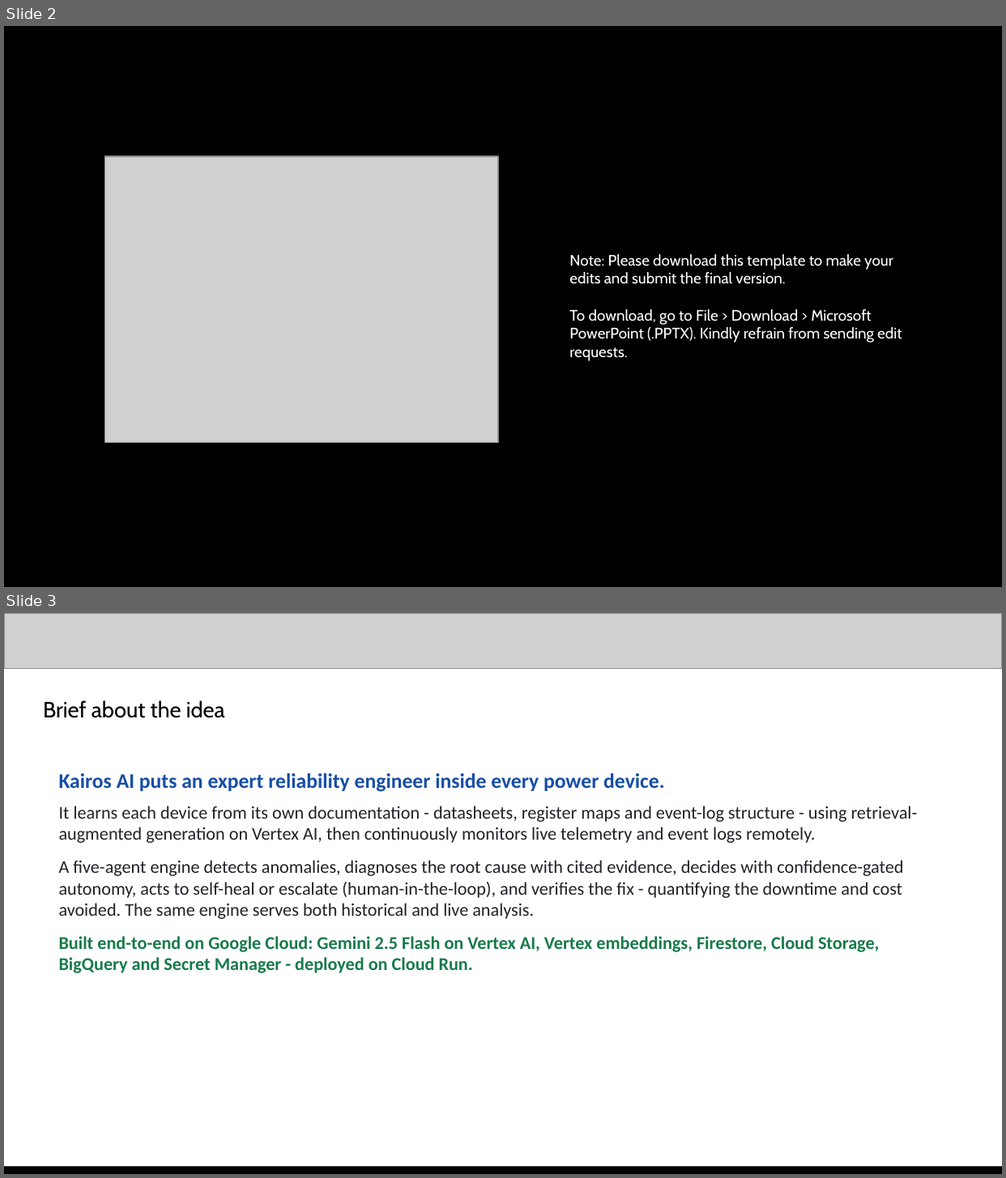
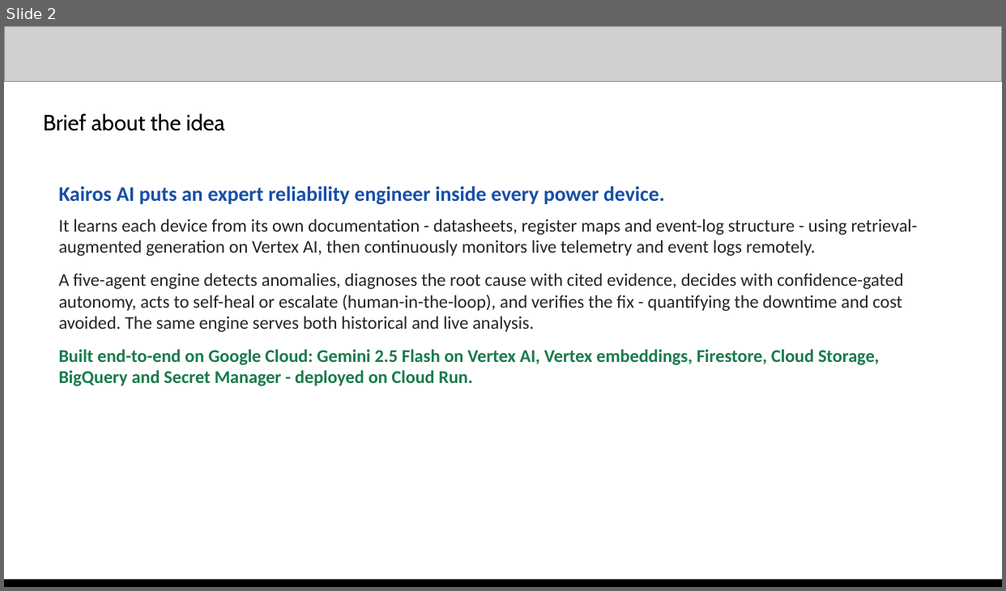
Before and after one commit to puneetpahuja-eaton/aegisops-ai-builder-cup, a slide deck: submission/Kairos-AI-Submission.pptx. Shown one above the other, each under a label of ours: slides 2 and 3 before the commit, slide 2 after it. The pictures are 1006x1178 and 1006x591 pixels, drawn with LibreOffice and Linux fonts; fonts in the diff are those of the drawing; grey boxes stand for pictures. Boxes give left, top, right and bottom in pixels: in the first picture for what was removed or moved away, otherwise in the second. Text is boxed around its words. In the diff, an @@ line names an element or a change of style, - is before the commit and + after.

```diff
--- a/submission/Kairos-AI-Submission.pptx
+++ b/submission/Kairos-AI-Submission.pptx
@@ slide 2 removed at <box>4,26,1002,587</box>, background #FFFFFF @@
@@ rectangle removed at <box>4,26,1002,587</box> @@
@@ picture removed at <box>104,156,498,443</box> @@
@@ text removed at <box>569,254,901,361</box> @@
-Note: Please download this template to make your edits and submit the final version.
-To download, go to File > Download > Microsoft PowerPoint (.PPTX). Kindly refrain from sending edit requests.
@@ picture removed at <box>4,582,1002,587</box> @@
@@ what was slide 3 is now slide 2 @@
```
Also in this commit, not shown: 1 slide changed, 1 other slide removed, 1 other file.
